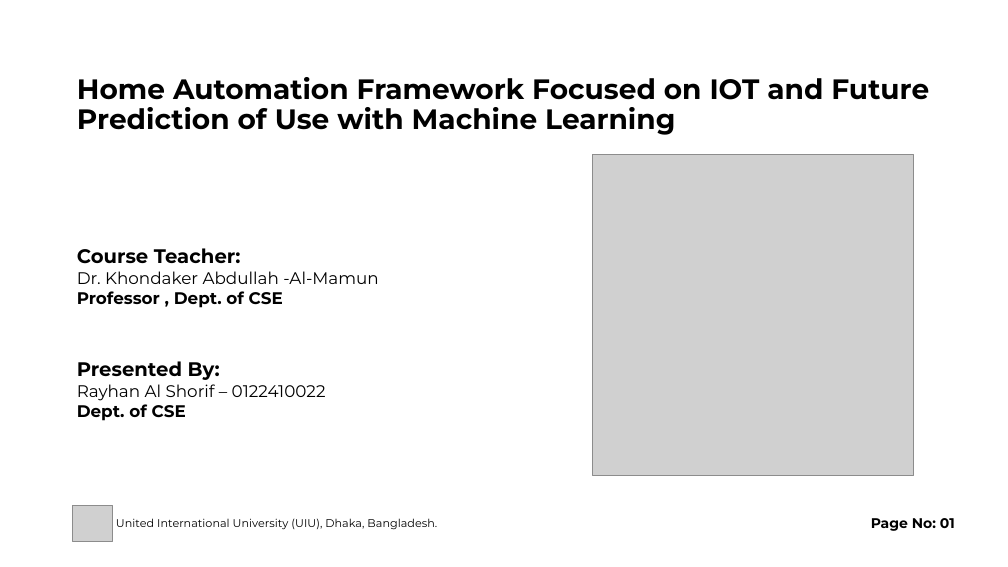
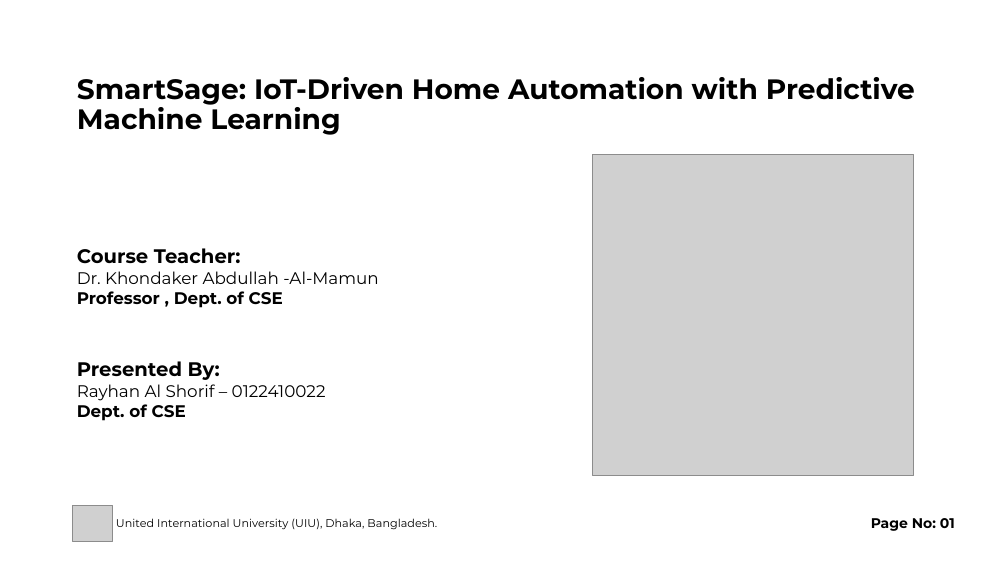
Before and after one commit to rayhanalshorif133/MSCSE-UIU, a slide deck: slide 1 of CSE-6093-RMTW/2. Introduction,_Motivation_Background_and_Problem Statement.pptx. Drawn at 1008x567 pixels with LibreOffice and Linux fonts; fonts in the diff are those of the drawing; grey boxes stand for pictures. Boxes give left, top, right and bottom in pixels: in the first picture for what was removed or moved away, otherwise in the second. Text is boxed around its words. In the diff, an @@ line names an element or a change of style, - is before the commit and + after.

Commit message:
working on slide

```diff
--- a/CSE-6093-RMTW/2. Introduction,_Motivation_Background_and_Problem Statement.pptx
+++ b/CSE-6093-RMTW/2. Introduction,_Motivation_Background_and_Problem Statement.pptx
@@ title at (x1=77, y1=77, x2=915, y2=135): text changed @@
-Home Automation Framework Focused on IOT and Future Prediction of Use with Machine Learning
+SmartSage: IoT-Driven Home Automation with Predictive Machine Learning
```
